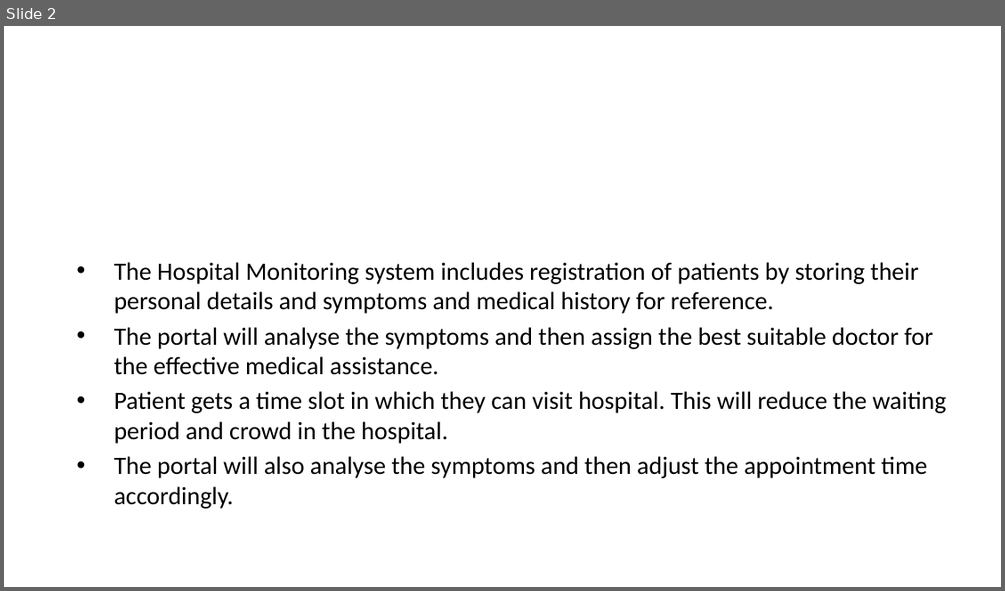
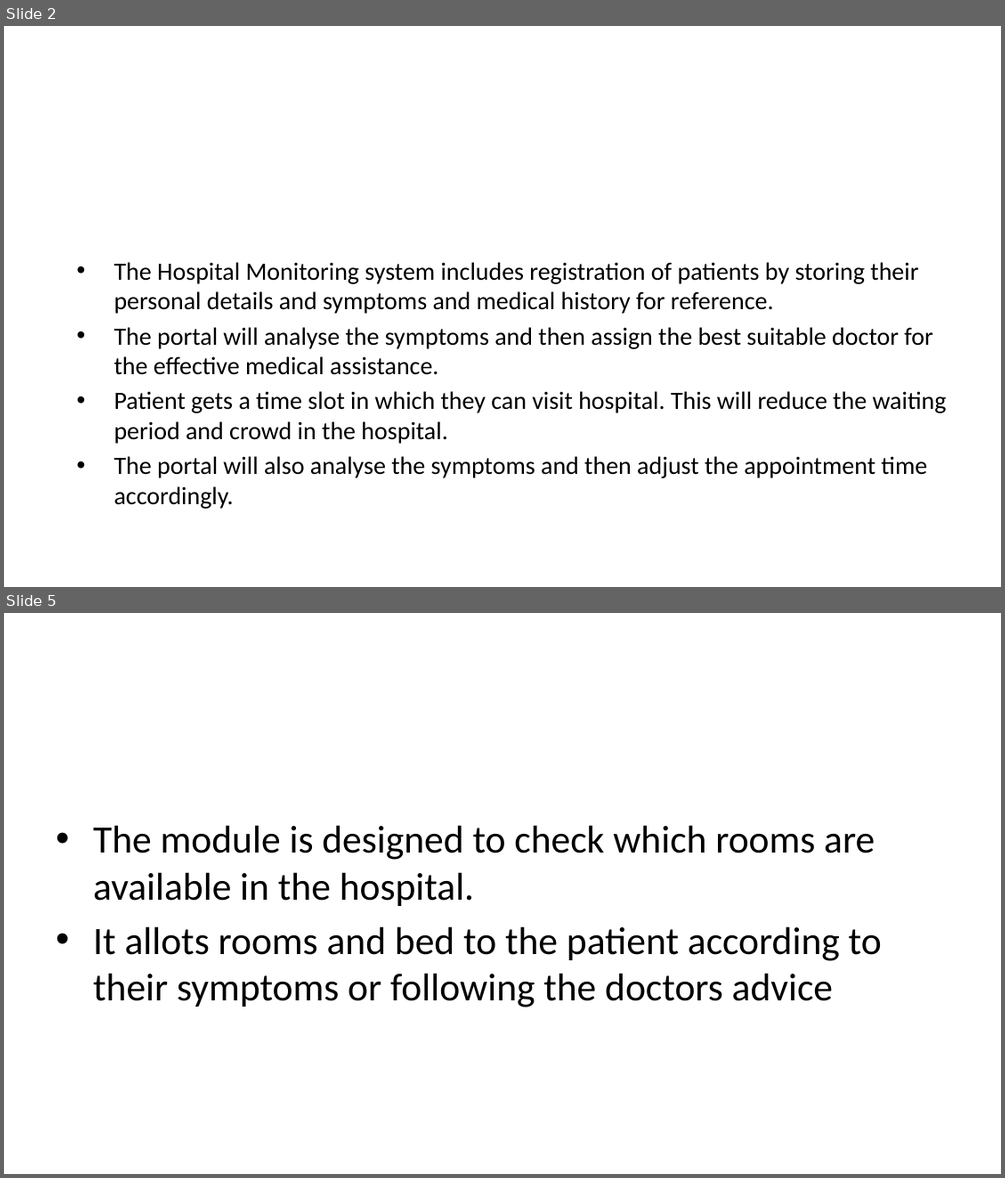
Before and after one commit to shereen3351/project1, a slide deck: ppt.pptx. Shown one above the other, each under a label of ours: slide 2 before the commit, slides 2 and 5 after it; the slides between them are not shown. The pictures are 1005x591 and 1005x1178 pixels, drawn with LibreOffice and Linux fonts; fonts in the diff are those of the drawing; background and template pictures are left out. Boxes give left, top, right and bottom in pixels: in the first picture for what was removed or moved away, otherwise in the second. Text is boxed around its words. In the diff, an @@ line names an element or a change of style, - is before the commit and + after.

```diff
--- a/ppt.pptx
+++ b/ppt.pptx
@@ slide 5 added at (x1=4, y1=613, x2=1001, y2=1174), background picture (left out) @@
@@ title added at (x1=53, y1=653, x2=953, y2=737), 36 pt, text #FFFFFF @@
+Room Allotment
@@ text added at (x1=93, y1=825, x2=882, y2=1007), 28 pt, text #000000 @@
+• The module is designed to check which rooms are available in the hospital.
+• It allots rooms and bed to the patient according to their symptoms or following the doctors advice
```
Also in this commit, not shown: 7 other slides added, 3 slides removed.
